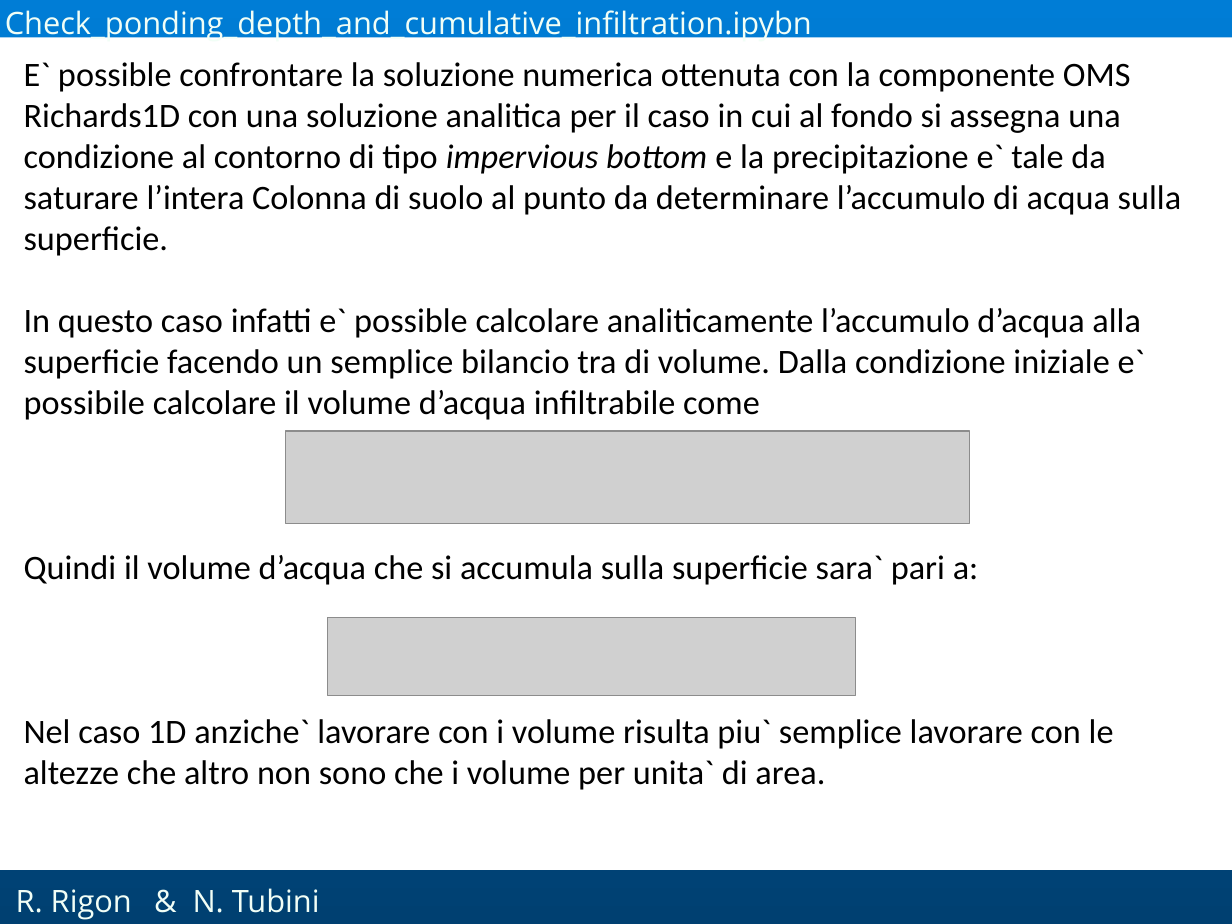
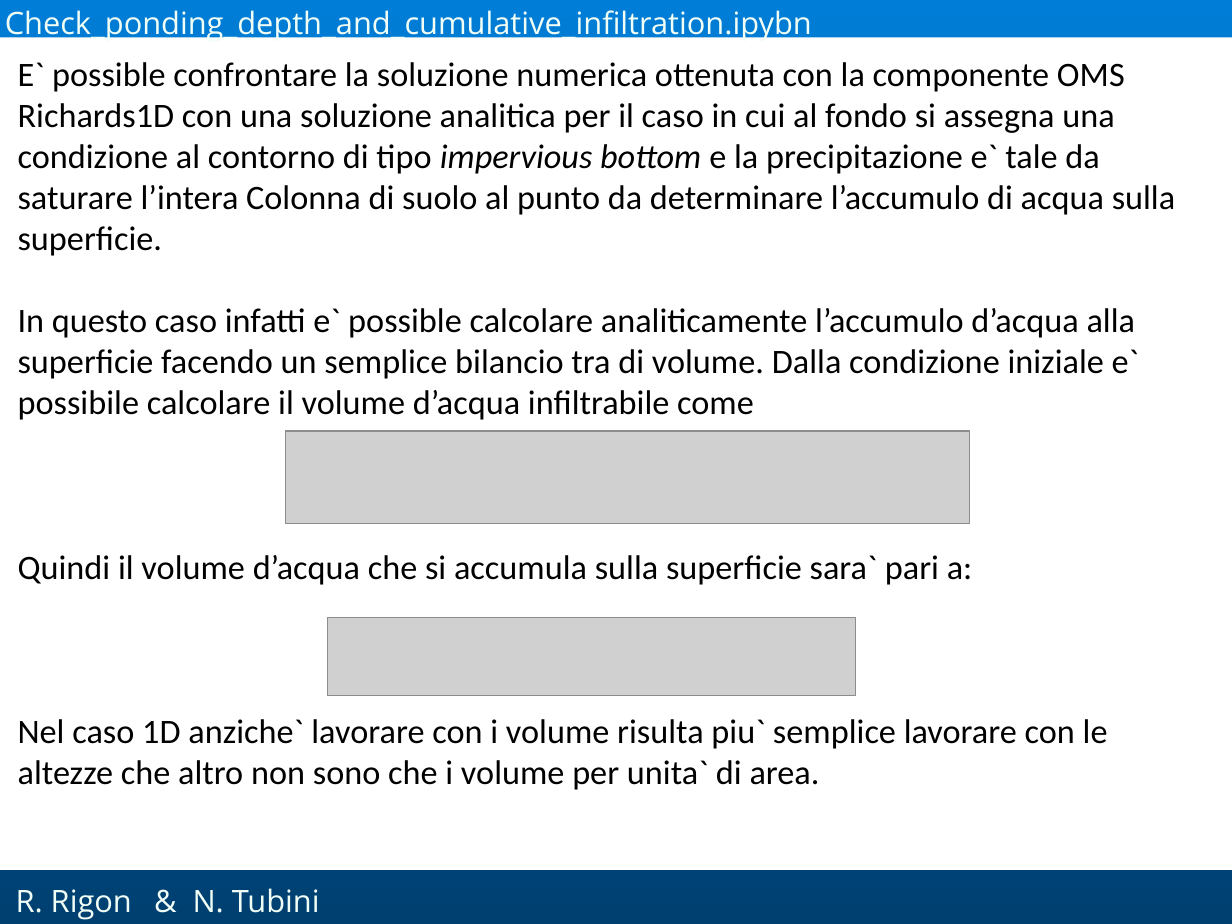
Before and after one commit to GEOframeOMSProjects/OMS_Project_Richards1D, a slide deck: slide 37 of Materials/Richards_English.pptx. Drawn at 1232x924 pixels with LibreOffice and Linux fonts; fonts in the diff are those of the drawing; grey boxes stand for pictures; background and template pictures are left out. Boxes give left, top, right and bottom in pixels: in the first picture for what was removed or moved away, otherwise in the second. Text is boxed around its words. In the diff, an @@ line names an element or a change of style, - is before the commit and + after.

```diff
--- a/Materials/Richards_English.pptx
+++ b/Materials/Richards_English.pptx
@@ text "E` possible confrontare la soluzione ...": place and size @@
-text "E` possible confrontare la soluzione ..." at (24,62,1182,790)
+text "E` possible confrontare la soluzione ..." at (18,62,1176,790)
```
Also in this commit, not shown: 22 other slides changed, 4 slides added, 3 slides removed.
